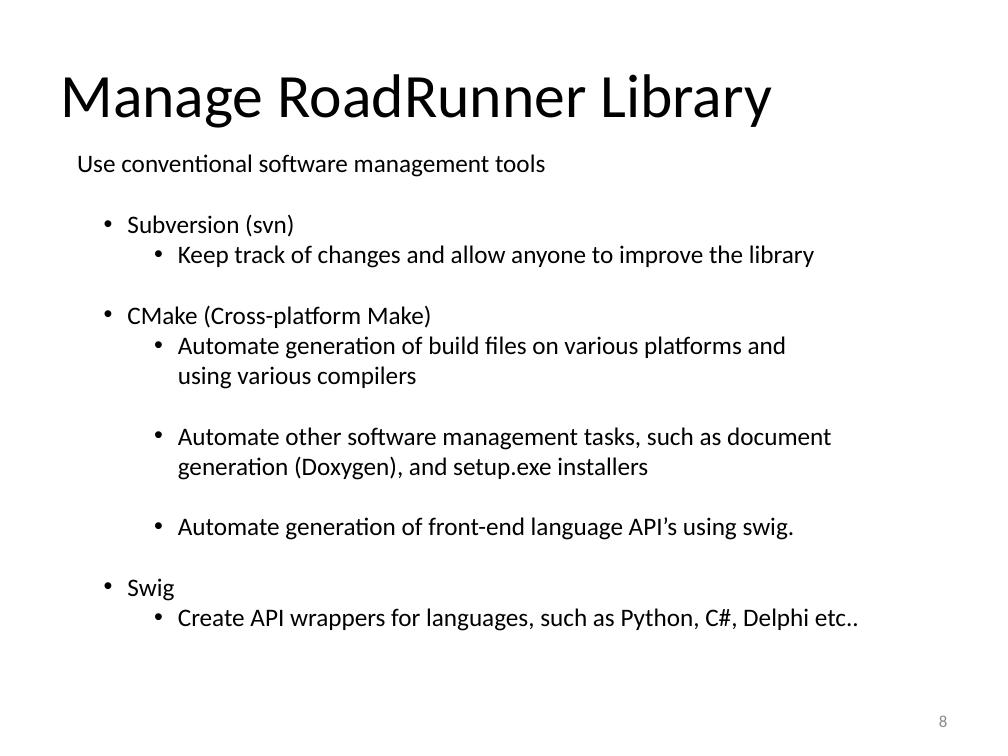
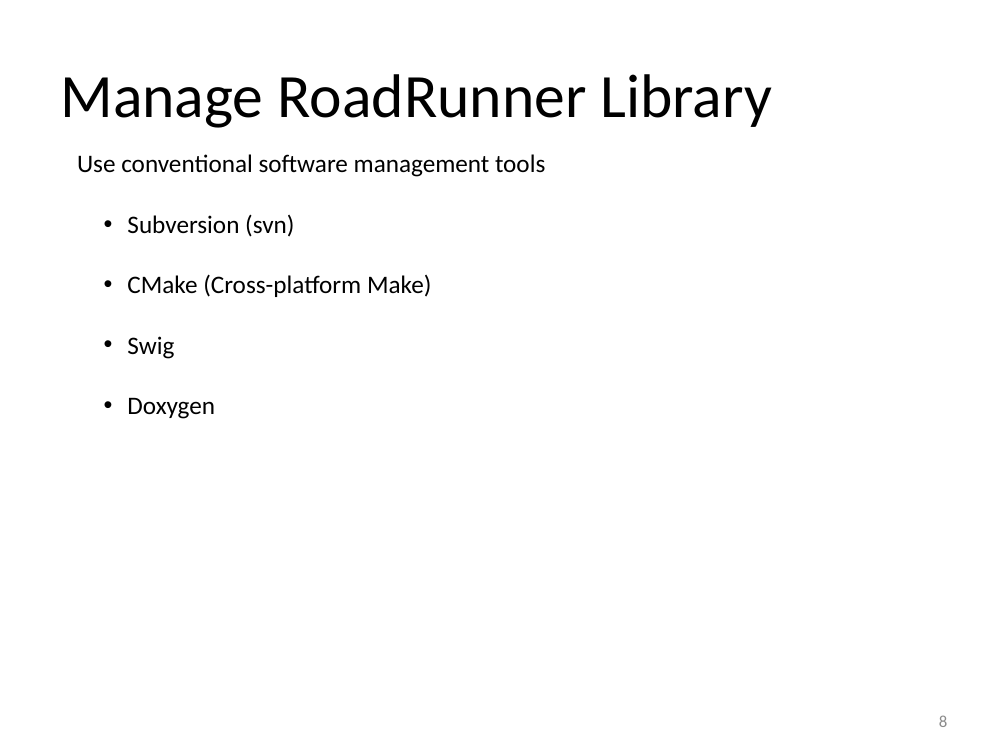
Before and after one commit to gregmedlock/roadrunnerwork, a slide deck: slide 8 of trunk/Docs/RoadRunnerPPT.pptx. Drawn at 1008x756 pixels with LibreOffice and Linux fonts; fonts in the diff are those of the drawing. Boxes give left, top, right and bottom in pixels: in the first picture for what was removed or moved away, otherwise in the second. Text is boxed around its words. In the diff, an @@ line names an element or a change of style, - is before the commit and + after.

Commit message:
UPdated powerpoint

```diff
--- a/trunk/Docs/RoadRunnerPPT.pptx
+++ b/trunk/Docs/RoadRunnerPPT.pptx
@@ text at <box>178,245,814,268</box>: paragraph removed @@
-    • Keep track of changes and allow anyone to improve the library
@@ text at <box>178,336,831,540</box>: paragraphs removed @@
-    • Automate generation of build files on various platforms and
-      using various compilers
-    • Automate other software management tasks, such as document
-      generation (Doxygen), and setup.exe installers
-    • Automate generation of front-end language API’s using swig.
@@ text at <box>127,397,215,419</box>: text changed @@
-    • Create API wrappers for languages, such as Python, C#, Delphi etc..
+  • Doxygen
```
Also in this commit, not shown: 7 other slides changed, 1 slide removed.
